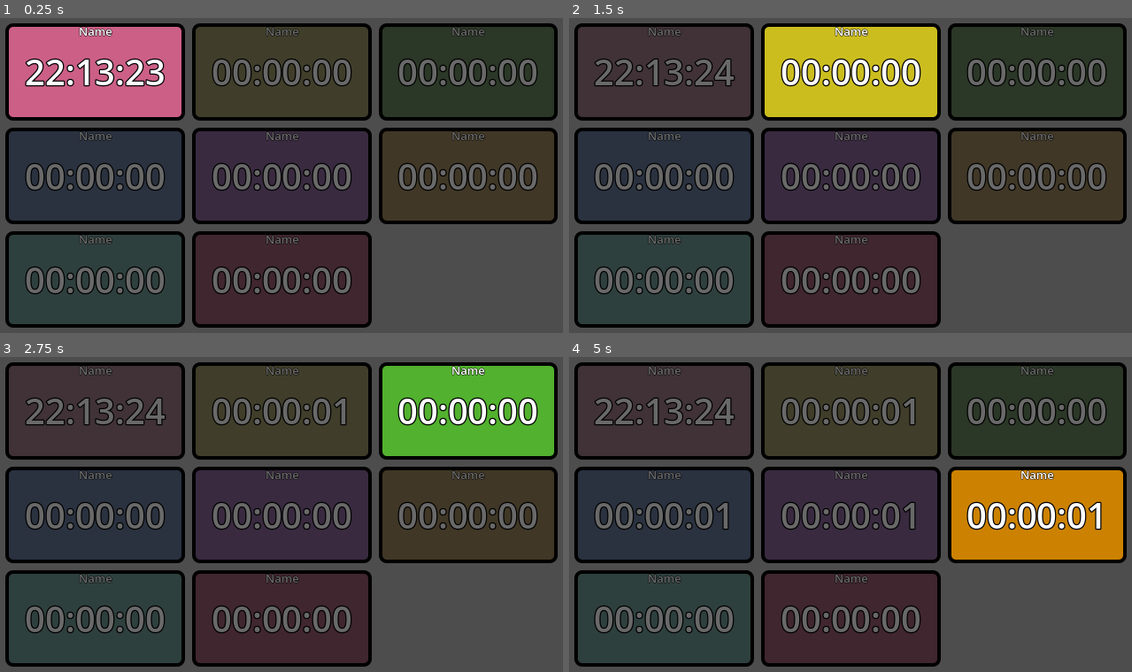
Above: before the commit, frames 1-4 (two rows, left to right).
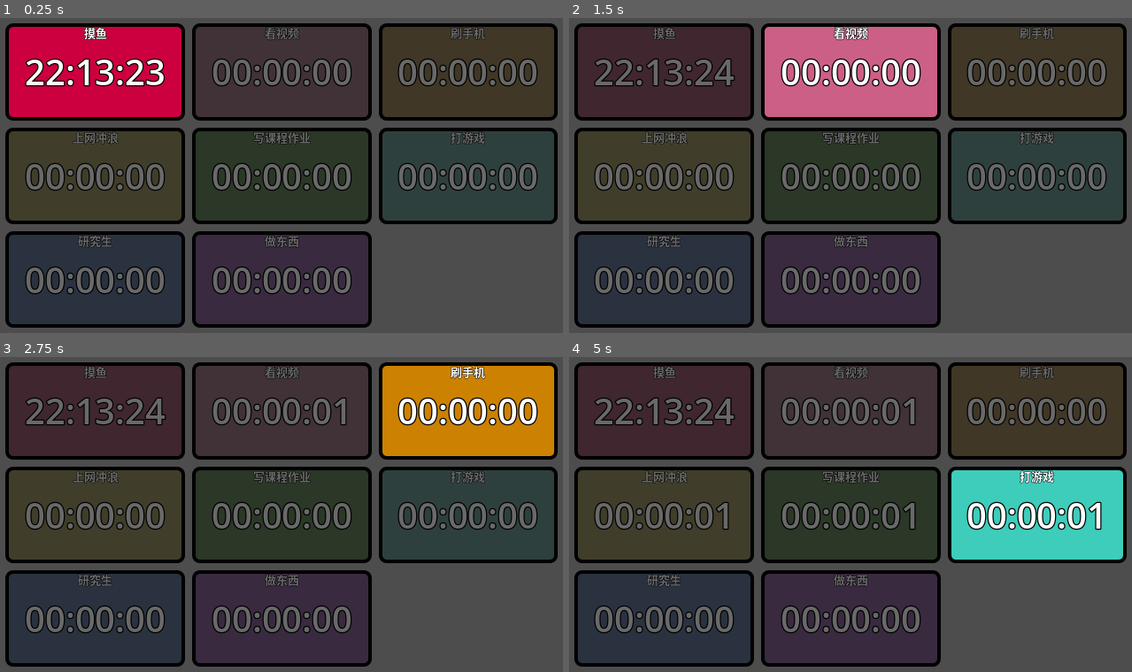
Above: after the commit, the same moments.

Repository: febilly/timer
Game: Godot game, scene res://main.tscn
Two runs of this game, one before a commit and one after it. Both use one fixed random seed, a clock stepped at 60 frames per second and the inputs below.
Inputs (mouse positions are in pixels of both pictures, inside the frame that each line leads up to):
- Up to frame 1 (0.25 s): no input
- Up to frame 2 (1.5 s): click (664, 71) at 0.5 s; click (850, 71) at 1.25 s
- Up to frame 3 (2.75 s): click (467, 410) at 2 s
- Up to frame 4 (5 s): click (664, 514) at 2.75 s; click (850, 514) at 3.5 s; click (1036, 514) at 4.25 s

The runs differ from the first frame. In frame 1, 16% of the frame differs, in the area x 1-87%, y 2-74%; in frame 2, 16%; in frame 3, 16%; in frame 4, 16%.

Commit message:
BREAKING: 改变了数据保存的格式，将计时器名也保存，防止未来忘记哪个计时器是记录什么的

Diff:
--- a/Scripts/brief_record.gd
+++ b/Scripts/brief_record.gd
@@ -1,16 +1,16 @@
 extends Resource
 class_name BriefRecord
 
-var total_times: Dictionary = {}
-var is_empty: bool = true
-var last_activated_type: int = 1
-var last_timestamp: int = 0
+var total_times: Dictionary
+var is_empty: bool
+var last_activated_name: String
+var last_timestamp: int
 
 func to_dict() -> Dictionary:
 	return {
 		"total_times": total_times,
 		"is_empty": is_empty,
-		"last_activated_type": last_activated_type,
+		"last_activated_name": last_activated_name,
 		"last_timestamp": last_timestamp
 	}
 
@@ -18,6 +18,6 @@
 	var record = BriefRecord.new()
 	record.total_times = data["total_times"]
 	record.is_empty = data["is_empty"]
-	record.last_activated_type = data["last_activated_type"]
+	record.last_activated_name = data["last_activated_name"]
 	record.last_timestamp = data["last_timestamp"]
 	return record
--- a/Scripts/entry.gd
+++ b/Scripts/entry.gd
@@ -1,5 +1,5 @@
 extends Resource
 class_name Entry
 
-@export var type: int
+@export var timer_name: String
 @export var timestamp: int
--- a/Scripts/main.gd
+++ b/Scripts/main.gd
@@ -80,26 +80,34 @@
 	var total_times: Dictionary = brief_record.total_times
 
 	# 为每个定时器分配类型，设置时间，并监听点击事件
-	var type = 1
+	var index = TimerTypeList.default_type_index
 	for timer: TimerButton in timers.get_children():
-		timer.type = type
-		timer.set_color(Palette.get_color(type))
-		type += 1
-		if timer.type in total_times:
-			timer.cumulative_time = total_times[timer.type]
+		timer.index = index
+		var timer_type := TimerTypeList.at(index)
+		timer.timer_name = timer_type.timer_name
+		timer.set_color(timer_type.color)
+		index += 1
+		if timer.timer_name in total_times:
+			timer.cumulative_time = total_times[timer.timer_name]
 		else:
 			timer.cumulative_time = 0
 
 	# 找到当前是哪个计时器处于激活状态
 	var active_timer_button: TimerButton
 	if brief_record.is_empty:
-		# 默认第一个处于激活状态
-		active_timer_button = timers.get_child(0)
+		# 使用TimerTypeList中记录的默认的第几个
+		for timer: TimerButton in timers.get_children():
+			if timer.timer_name == TimerTypeList.at(TimerTypeList.default_type_index).timer_name:
+				active_timer_button = timer
+				break
+
+		# TODO: 处理没有匹配项的情况
+
 	else:
 		# 根据最后一个记录来决定
-		var activated_type: int = brief_record.last_activated_type
+		var activated_name: String = brief_record.last_activated_name
 		for timer: TimerButton in timers.get_children():
-			if timer.type == activated_type:
+			if timer.timer_name == activated_name:
 				active_timer_button = timer
 				break
 
@@ -148,20 +156,20 @@
 		if timer != timer_pressed:
 			timer.local_release()
 
-	server_change_timer.rpc_id(1, timer_pressed.type, Metronome.seconds)
+	server_change_timer.rpc_id(1, timer_pressed.timer_name, Metronome.seconds)
 
 @rpc("any_peer", "call_local", "reliable")
-func server_change_timer(timer_type: int, seconds_on_request: int) -> void:
+func server_change_timer(timer_name: String, seconds_on_request: int) -> void:
 	if not multiplayer.is_server():
 		return
 
 	# 如果点击的是当前激活的计时器，不做任何操作
-	if record.size() > 0 and record.peek().type == timer_type:
+	if record.size() > 0 and record.peek().timer_name == timer_name:
 		return
 
 	# 添加一条新的记录
 	var new_record: Entry = Entry.new()
-	new_record.type = timer_type
+	new_record.timer_name = timer_name
 	new_record.timestamp = seconds_on_request
 	record.push(new_record)
 
--- a/Scripts/palette.gd
+++ /dev/null
@@ -1,16 +0,0 @@
-class_name Palette
-
-static var colors: Array[Color] = [
-	Color("#ff77a8"),
-	Color("#ffec27"),
-	Color("#66dd3a"),
-	Color("#297bff"),
-	Color("#bb29ff"),
-	Color("#ffa300"),
-	Color("#4dffea"),
-	Color("#ff004d"),
-	# Color("#0fb672"),
-]
-
-static func get_color(index: int) -> Color:
-	return colors[(index - 1) % colors.size()]
--- a/Scripts/record.gd
+++ b/Scripts/record.gd
@@ -27,15 +27,15 @@
 func get_total_times() -> Dictionary:
 	var total_times := Dictionary()
 	var last_timestamp := 0
-	var last_type := 1
+	var last_timer_name := TimerTypeList.at(0).timer_name
 	for entry in entries:
 		var segment_length := entry.timestamp - last_timestamp
 		last_timestamp = entry.timestamp
-		if last_type in total_times:
-			total_times[last_type] += segment_length
+		if last_timer_name in total_times:
+			total_times[last_timer_name] += segment_length
 		else:
-			total_times[last_type] = segment_length
-		last_type = entry.type
+			total_times[last_timer_name] = segment_length
+		last_timer_name = entry.timer_name
 	return total_times
 
 func get_brief() -> BriefRecord:
@@ -45,7 +45,7 @@
 	else:
 		brief.total_times = get_total_times()
 		brief.is_empty = false
-		brief.last_activated_type = entries.back().type
+		brief.last_activated_name = entries.back().timer_name
 		brief.last_timestamp = entries.back().timestamp
 		return brief
 
--- a/Scripts/timeline_renderer.gd
+++ b/Scripts/timeline_renderer.gd
@@ -22,7 +22,7 @@
 				index += 1
 				if index == record_size:
 					return image
-				color = Palette.get_color(record.entries[index].type)
+				color = TimerTypeList.get_color(record.entries[index].timer_name)
 
 			image.set_pixel(x, y, color)
 
--- a/Scripts/timer_button.gd
+++ b/Scripts/timer_button.gd
@@ -3,13 +3,17 @@
 
 signal clicked(timer_button: TimerButton)
 
-@export var type: int = 1:
+@export var index: int = 0:
 	set(v):
 		# print(shortcut.events[0])
-		type = v
-		shortcut.events[0].keycode = 48 + v
-		shortcut.events[1].keycode = 4194438 + v
-@export var type_name: String = "Name"
+		index = v
+		shortcut.events[0].keycode = 48 + v + 1
+		shortcut.events[1].keycode = 4194438 + v + 1
+@export var timer_name: String = "Name":
+	set(v):
+		timer_name = v
+		if name_label:
+			name_label.text = v
 
 @export var base_style_box: StyleBoxFlat = preload("res://button.tres")
 @export var base_color: Color = Color.from_hsv(0.56, 0.9, 0.8)
@@ -25,7 +29,7 @@
 
 func _ready() -> void:
 	# _set_color(base_color)
-	name_label.text = type_name
+	name_label.text = timer_name
 
 func _process(delta: float) -> void:
 	update_labels()
--- /dev/null
+++ b/Scripts/timer_type.gd
@@ -0,0 +1,11 @@
+extends Resource
+class_name TimerType
+
+@export var timer_name: String = "Name"
+@export var color: Color = Color.SKY_BLUE
+
+static func create(timer_name: String, color: Color) -> TimerType:
+	var timerType := TimerType.new()
+	timerType.timer_name = timer_name
+	timerType.color = color
+	return timerType
--- /dev/null
+++ b/Scripts/timer_type_list.gd
@@ -0,0 +1,25 @@
+extends Resource
+class_name TimerTypeList
+
+const default_color := Color.SKY_BLUE
+const default_type_index := 0
+
+static var list: Array[TimerType] = [
+	TimerType.create("摸鱼", Color("#ff004d")),
+	TimerType.create("看视频", Color("#ff77a8")),
+	TimerType.create("刷手机", Color("#ffa300")),
+	TimerType.create("上网冲浪", Color("#ffec27")),
+	TimerType.create("写课程作业", Color("#66dd3a")),
+	TimerType.create("打游戏", Color("#4dffea")),
+	TimerType.create("研究生", Color("#297bff")),
+	TimerType.create("做东西", Color("#bb29ff")),
+]
+
+static func at(index: int) -> TimerType:
+	return list[index % list.size()]
+
+static func get_color(name: String) -> Color:
+	for timer_type in list:
+		if timer_type.name == name:
+			return timer_type.color
+	return default_color
